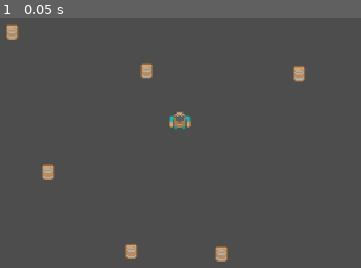
Above: before the commit, frame 1.
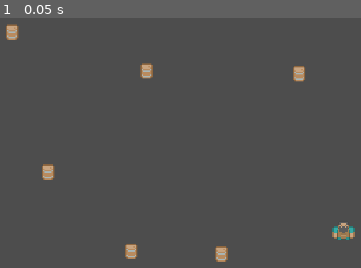
Above: after the commit, the same moment.

Repository: zerujio/gdnn
Game: Godot game, scene res://scenes/main.tscn
The game is run twice, just before and just after one commit, with the same random seed, the same clock (stepped at 60 frames per second) and the same inputs.
Inputs:
- Up to frame 1 (0.05 s): no input

The runs differ from the first frame. In frame 1, 0.6% of the frame differs, in the area x 46-99%, y 37-89%.
Error in both runs: Cannot call method 'shader_create_from_spirv' on a null value. (res://nn/context.gd:30)

Commit message:
configurable agent count

Diff:
--- a/nn/instance.gd
+++ b/nn/instance.gd
@@ -18,16 +18,18 @@
 
 
 func set_processor(p: NNProcessor) -> void:
-	if processor and instance_idx > -1:
-		processor.remove_instance(instance_idx)
-		instance_idx = -1
+	if is_inside_tree():
+		if processor and instance_idx > -1:
+			processor.remove_instance(instance_idx)
+			instance_idx = -1
+		if p:
+			instance_idx = p.add_instance()
+
 	processor = p
-	if processor:
-		instance_idx = processor.add_instance()
 
 
 func set_params(data: PackedFloat32Array) -> void:
-	processor.set_instance_params(instance_idx, data)
+	processor.set_instance_params(instance_idx, 1, data)
 
 
 func set_input(data: PackedFloat32Array) -> void:
--- a/nn/processor.gd
+++ b/nn/processor.gd
@@ -93,18 +93,22 @@
 
 
 ## Read an instance's output.
-func get_instance_output(instance_idx: int) -> PackedFloat32Array:
-	assert(is_idx_valid(instance_idx))
-	var size := get_output_count() * _instance_count * 4
-	return _out.data.slice(instance_idx * size, (instance_idx + 1) * size).to_float32_array()
+func get_instance_output(idx: int, count := 1) -> PackedFloat32Array:
+	assert(is_idx_valid(idx))
+	assert(idx + count <= _instance_count)
+	var stride := get_output_count() * 4
+	var begin := idx * stride
+	return _out.data.slice(begin, begin + stride * count).to_float32_array()
 
 
-## Updates an instance's weights and biases.
-func set_instance_params(instance_idx: int, params: PackedFloat32Array) -> void:
-	assert(is_idx_valid(instance_idx))
-	var w_count := get_weight_count()
-	context.update_weight(instance_idx, 1, params.slice(0, w_count).to_byte_array())
-	context.update_bias(instance_idx, 1, params.slice(w_count).to_byte_array())
+## Updates one or more instance's weights and biases.
+func set_instance_params(idx: int, count: int, data: PackedFloat32Array) -> void:
+	assert(is_idx_valid(idx))
+	assert(idx + count <= _instance_count)
+	assert(data.size() == (get_weight_count() + get_output_count()) * count)
+	var split_idx := count * get_weight_count()
+	context.update_weight(idx, count, data.slice(0, split_idx).to_byte_array())
+	context.update_bias(idx, count, data.slice(split_idx).to_byte_array())
 
 
 func is_idx_valid(idx: int) -> bool:
--- a/project.godot
+++ b/project.godot
@@ -20,6 +20,11 @@
 window/stretch/scale=2.0
 window/stretch/scale_mode="integer"
 
+[layer_names]
+
+2d_physics/layer_1="Environment"
+2d_physics/layer_2="Agent"
+
 [rendering]
 
 textures/canvas_textures/default_texture_filter=0
--- a/scenes/agent.gd
+++ b/scenes/agent.gd
@@ -1,6 +1,5 @@
 extends CharacterBody2D
 
-@export var nn_processor: NNProcessor
 @export var speed := 64.0
 
 @onready var nn: NNInstance = $NNInstance
@@ -12,17 +11,6 @@
 	$RayCast2D5,
 	$RayCast2D6
 ]
-
-
-func _ready() -> void:
-	nn.processor = nn_processor
-
-	# random initial weights
-	var params: PackedFloat32Array
-	params.resize(nn_processor.get_weight_count() + nn_processor.get_output_count())
-	for i in range(params.size()):
-		params[i] = randf_range(-1.0, 1.0)
-	nn.set_params(params)
 
 
 func _physics_process(_delta: float) -> void:
--- a/scenes/agent.tscn
+++ b/scenes/agent.tscn
@@ -6,7 +6,8 @@
 
 [sub_resource type="CircleShape2D" id="CircleShape2D_0xm2m"]
 
-[node name="CharacterBody2D" type="CharacterBody2D"]
+[node name="Agent" type="CharacterBody2D"]
+collision_layer = 2
 motion_mode = 1
 script = ExtResource("1_yc63n")
 
@@ -14,27 +15,21 @@
 shape = SubResource("CircleShape2D_0xm2m")
 
 [node name="RayCast2D" type="RayCast2D" parent="."]
-target_position = Vector2(0, 150)
 
 [node name="RayCast2D2" type="RayCast2D" parent="."]
 rotation = 1.0471976
-target_position = Vector2(0, 150)
 
 [node name="RayCast2D3" type="RayCast2D" parent="."]
 rotation = 2.0943952
-target_position = Vector2(0, 150)
 
 [node name="RayCast2D4" type="RayCast2D" parent="."]
 rotation = 3.1415927
-target_position = Vector2(0, 150)
 
 [node name="RayCast2D5" type="RayCast2D" parent="."]
 rotation = 4.1887903
-target_position = Vector2(0, 150)
 
 [node name="RayCast2D6" type="RayCast2D" parent="."]
 rotation = 5.2359877
-target_position = Vector2(0, 150)
 
 [node name="Sprite2D" type="Sprite2D" parent="."]
 texture = ExtResource("2_lug0u")
--- /dev/null
+++ b/scenes/main.gd
@@ -0,0 +1,38 @@
+extends Node2D
+
+const Agent := preload("res://scenes/agent.gd")
+const AGENT_SCENE := preload("res://scenes/agent.tscn")
+
+## Number of agents to spawn.
+@export_range(1, 2048) var agent_count := 32
+
+var agents: Array[Agent]
+
+@onready var nn_proc: NNProcessor = $NNProcessor
+@onready var spawn_point: Marker2D = $SpawnPoint
+
+
+func _ready() -> void:
+	nn_proc.context.set_capacity(agent_count)
+
+	# neural network params
+	var params: PackedFloat32Array
+	params.resize(nn_proc.get_weight_count() + nn_proc.get_output_count())
+
+	for i in range(agent_count):
+		var agent := spawn_agent()
+		# randomize initial params
+		for j in range(params.size()):
+			params[j] = randf_range(-1.0, 1.0)
+		agent.nn.set_params(params)
+
+
+func spawn_agent() -> Agent:
+	var agent: Agent = AGENT_SCENE.instantiate()
+	var nn: NNInstance = agent.get_node("NNInstance")
+	nn.processor = nn_proc
+	agents.push_back(agent)
+	add_child(agent)
+	assert(agent.nn.instance_idx == agents.size() - 1)
+	agent.global_position = spawn_point.global_position
+	return agent
--- a/scenes/main.tscn
+++ b/scenes/main.tscn
@@ -1,7 +1,7 @@
 [gd_scene load_steps=8 format=3 uid="uid://c5r0ahhe11w48"]
 
 [ext_resource type="Script" uid="uid://bn4ee5pq05xu6" path="res://nn/processor.gd" id="1_ig7tw"]
-[ext_resource type="PackedScene" uid="uid://bo4k7g1wbe8jd" path="res://scenes/agent.tscn" id="2_sugp2"]
+[ext_resource type="Script" uid="uid://dcevwtgf3mdc5" path="res://scenes/main.gd" id="1_jyhfs"]
 [ext_resource type="PackedScene" uid="uid://fe2fqocbg7t5" path="res://scenes/obstacle.tscn" id="5_lquwl"]
 
 [sub_resource type="WorldBoundaryShape2D" id="WorldBoundaryShape2D_tbgi4"]
@@ -16,6 +16,8 @@
 normal = Vector2(-1, 0)
 
 [node name="Main" type="Node2D"]
+script = ExtResource("1_jyhfs")
+agent_count = 64
 
 [node name="NNProcessor" type="Node" parent="."]
 process_physics_priority = 1
@@ -24,9 +26,8 @@
 output_exp = 1
 metadata/_custom_type_script = "uid://bn4ee5pq05xu6"
 
-[node name="CharacterBody2D" parent="." node_paths=PackedStringArray("nn_processor") instance=ExtResource("2_sugp2")]
-position = Vector2(145, 91)
-nn_processor = NodePath("../NNProcessor")
+[node name="SpawnPoint" type="Marker2D" parent="."]
+position = Vector2(263, 171)
 
 [node name="Obstacle" parent="." instance=ExtResource("5_lquwl")]
 position = Vector2(25, 27)
Not shown, added: scenes/main.gd.uid
